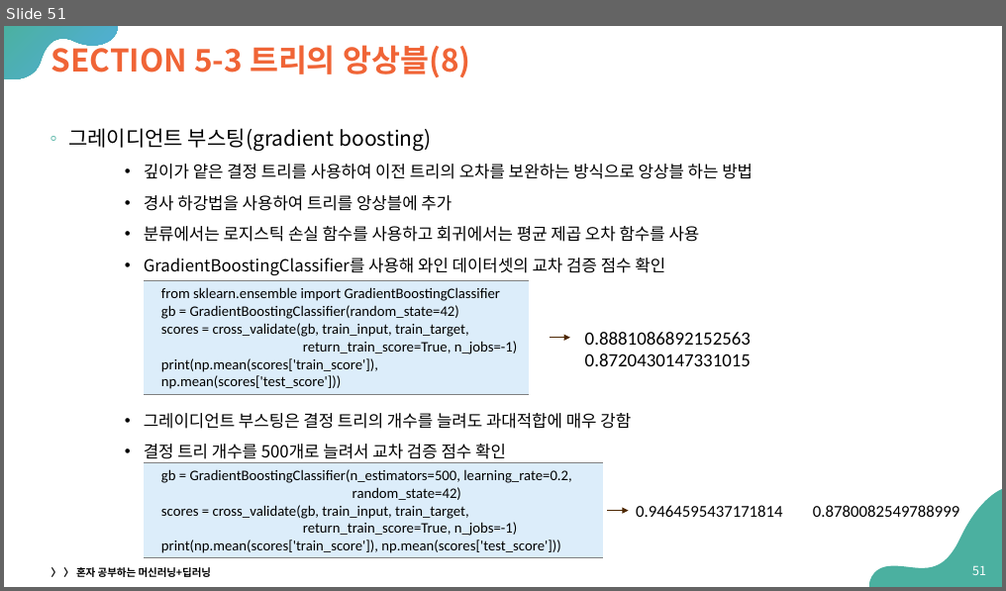
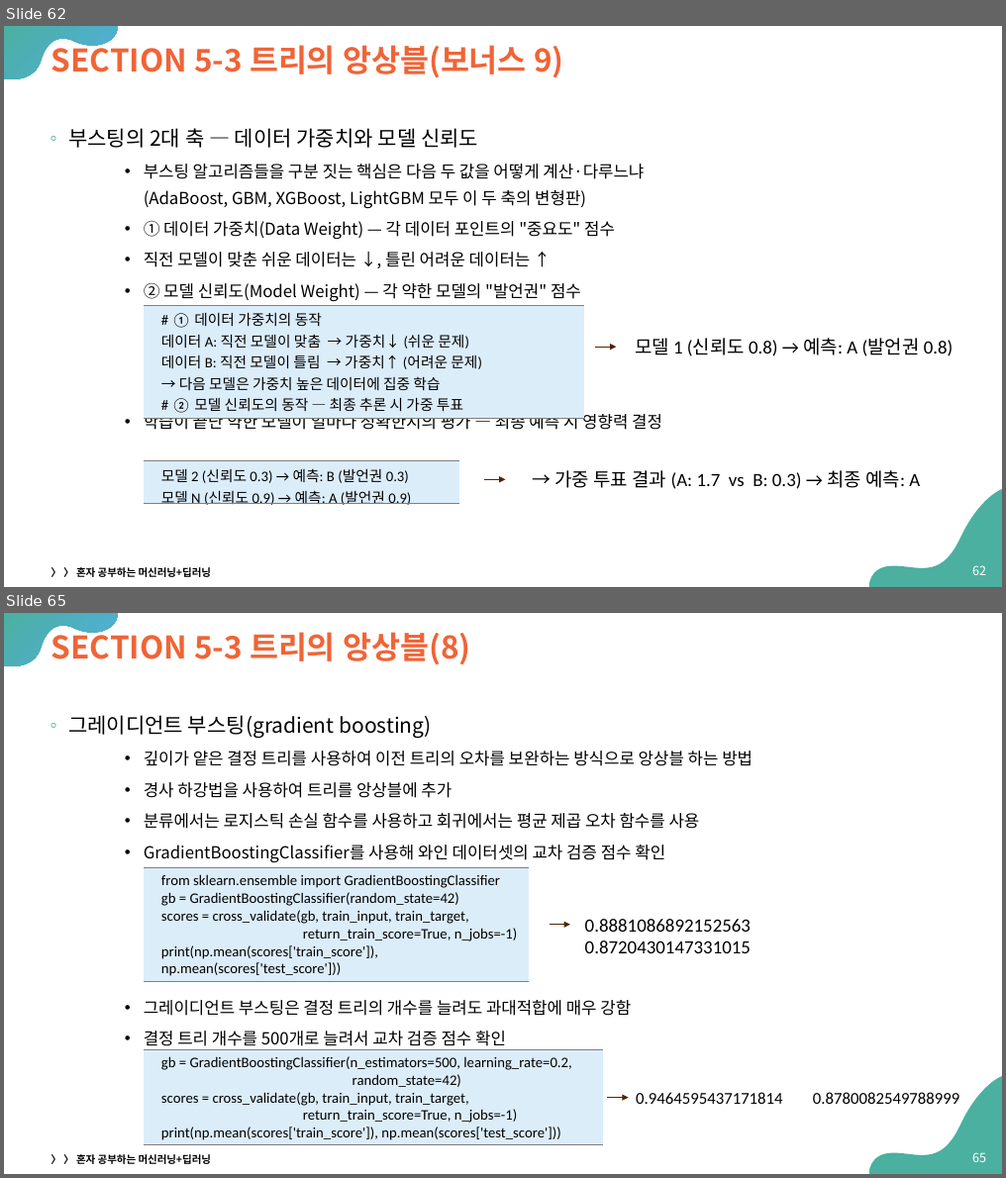
Before and after one commit to Sangdon-Park/Sangdon-Park.github.io, a slide deck: data/인공지능/05-트리 알고리즘.pptx. Shown one above the other, each under a label of ours: slide 51 before the commit, slides 62 and 65 after it; the slides between them are not shown. The pictures are 1006x591 and 1006x1178 pixels, drawn with LibreOffice and Linux fonts; fonts in the diff are those of the drawing. Boxes give left, top, right and bottom in pixels: in the first picture for what was removed or moved away, otherwise in the second. Text is boxed around its words. In the diff, an @@ line names an element or a change of style, - is before the commit and + after.

```diff
--- a/data/인공지능/05-트리 알고리즘.pptx
+++ b/data/인공지능/05-트리 알고리즘.pptx
@@ slide 62 added at (4,26,1002,587), background #FFFFFF; not listed: 2 template elements that a slide beside it also shows @@
@@ title added at (52,40,563,77), 30 pt, text #F06436, bold @@
+SECTION 5-3 트리의 앙상블(보너스 9)
@@ text added at (68,128,662,430), 16 pt, text #000000 @@
+◦ 부스팅의 2대 축 — 데이터 가중치와 모델 신뢰도
+    • 부스팅 알고리즘들을 구분 짓는 핵심은 다음 두 값을 어떻게 계산·다루느냐
+      (AdaBoost, GBM, XGBoost, LightGBM 모두 이 두 축의 변형판)
+    • ① 데이터 가중치(Data Weight) — 각 데이터 포인트의 "중요도" 점수
+    • 직전 모델이 맞춘 쉬운 데이터는 ↓, 틀린 어려운 데이터는 ↑
+    • ② 모델 신뢰도(Model Weight) — 각 약한 모델의 "발언권" 점수
+    • 학습이 끝난 약한 모델이 얼마나 정확한지의 평가 — 최종 예측 시 영향력 결정
@@ table added at (144,305,584,551), 1 rows, 1 columns @@
+# ① 데이터 가중치의 동작 / 데이터 A: 직전 모델이 맞춤 → 가중치↓ (쉬운 문제) / 데이터 B: 직전 모델이 틀림 → 가중치↑ (어려운 문제) / → 다음 모델은 가중치 높은 데이터에 집중 학습 / # ② 모델 신뢰도의 동작 — 최종 추론 시 가중 투표
@@ arrow added from (595, 347) to (617, 347), #4D2702 0.75 pt @@
@@ text added at (635,338,953,357), 18 pt, text #000000 @@
+모델 1 (신뢰도 0.8) → 예측: A (발언권 0.8)
@@ table added at (144,462,459,587), 1 rows, 1 columns @@
+모델 2 (신뢰도 0.3) → 예측: B (발언권 0.3) / 모델 N (신뢰도 0.9) → 예측: A (발언권 0.9)
@@ text added at (555,471,920,489), 18 pt, text #000000 @@
+→ 가중 투표 결과 (A: 1.7 vs B: 0.3) → 최종 예측: A
@@ arrow added from (484, 479) to (506, 479), #4D2702 0.75 pt @@
@@ text added at (51,568,211,577), 10 pt, text #000000, bold @@
+〉 〉 혼자 공부하는 머신러닝+딥러닝
@@ page number added at (972,566,986,575), 12 pt, text #FFFFFF @@
+62
@@ what was slide 51 is now slide 65 @@
@@ page number at (972,1153,986,1162): text changed @@
-51
+65
```
Also in this commit, not shown: 1 slide changed, 16 other slides added, 5 other files.
